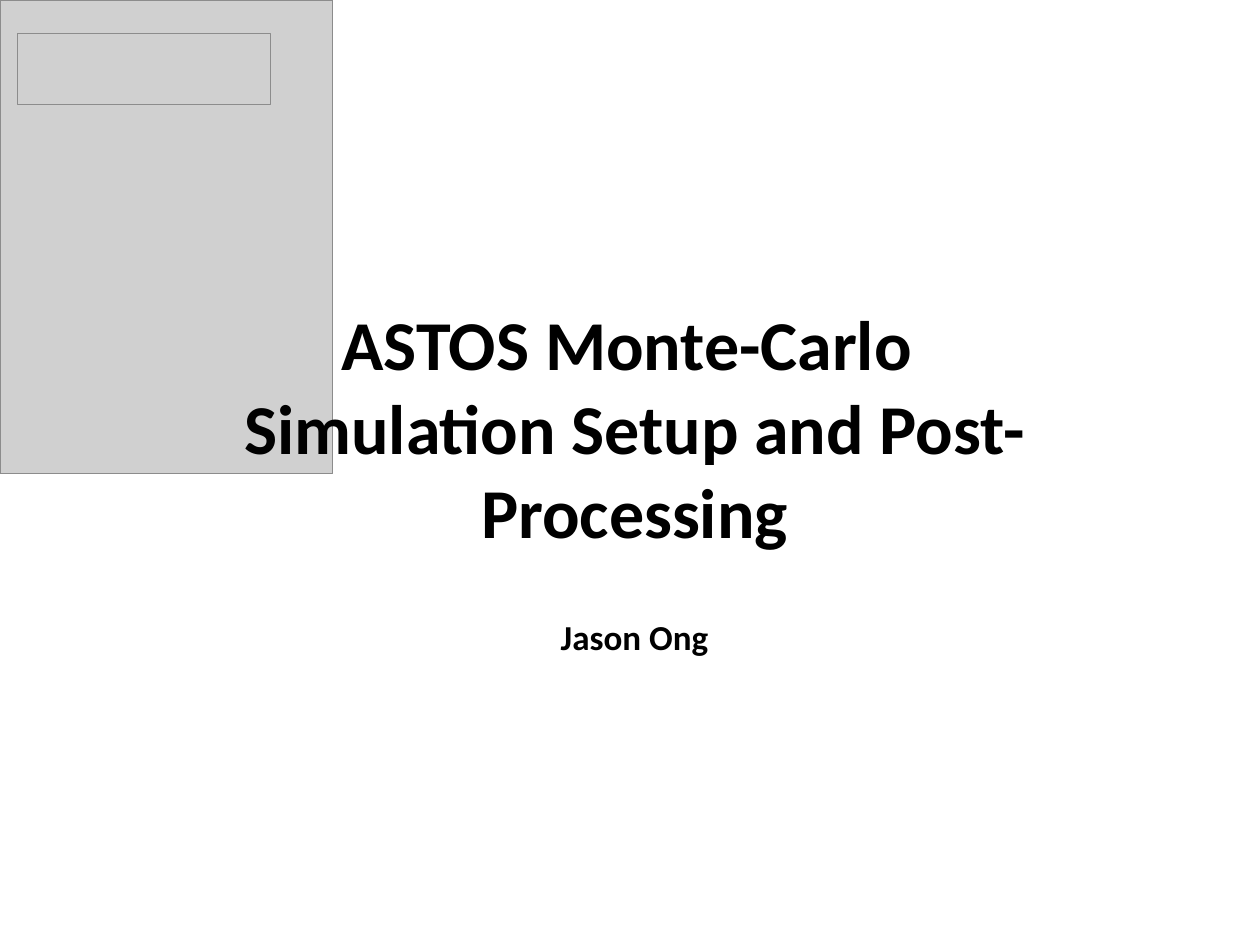
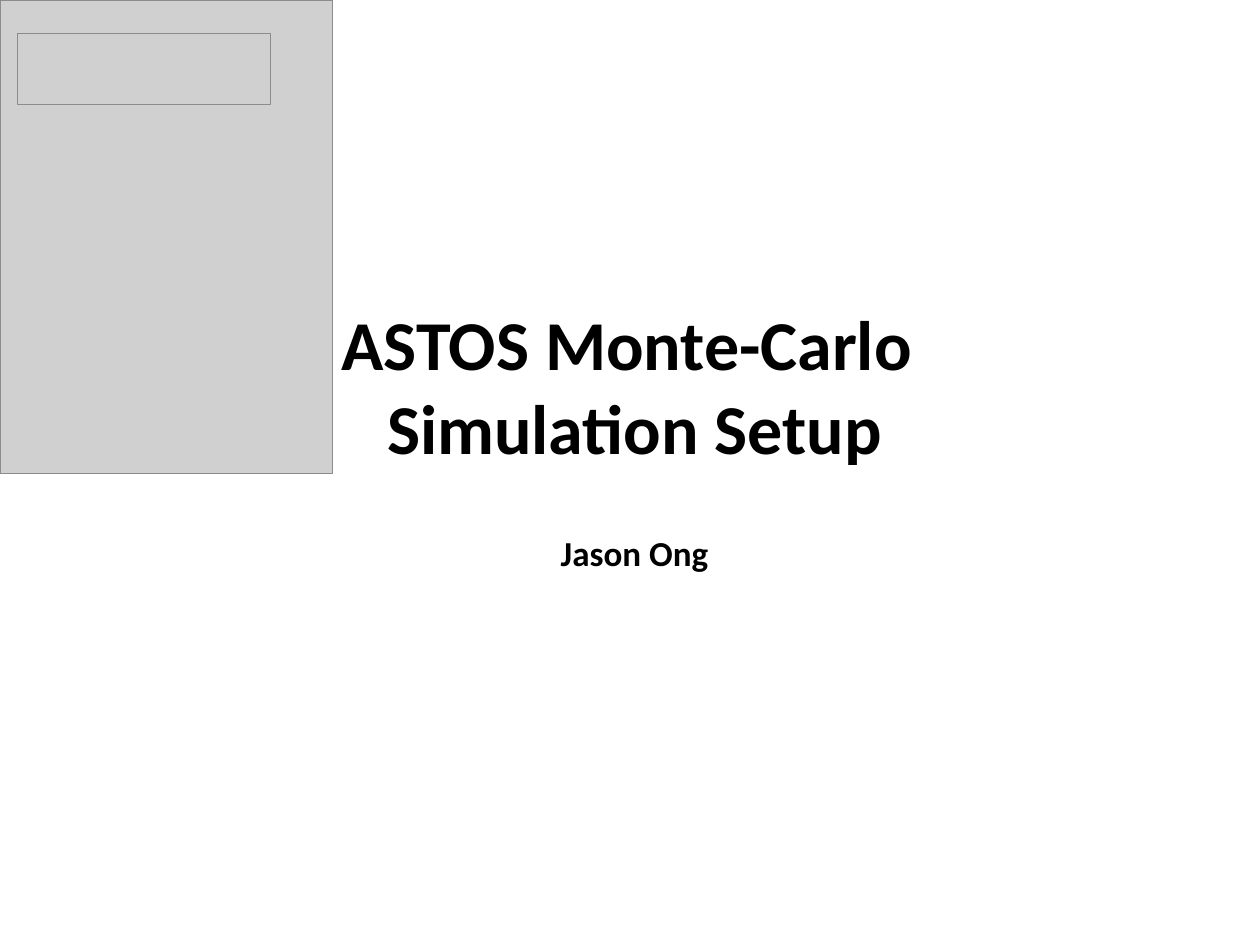
Before and after one commit to jason-ongzj/ASTOS_Documentation, a slide deck: slide 1 of Powerpoint/Astos Monte-Carlo Simulation Setup.pptx. Drawn at 1260x945 pixels with LibreOffice and Linux fonts; fonts in the diff are those of the drawing; grey boxes stand for pictures. Boxes give left, top, right and bottom in pixels: in the first picture for what was removed or moved away, otherwise in the second. Text is boxed around its words. In the diff, an @@ line names an element or a change of style, - is before the commit and + after.

Commit message:
Added MC setup pdf.

```diff
--- a/Powerpoint/Astos Monte-Carlo Simulation Setup.pptx
+++ b/Powerpoint/Astos Monte-Carlo Simulation Setup.pptx
@@ text at <box>387,404,882,465</box>: text changed @@
-Simulation Setup and Post-Processing
+Simulation Setup
```
Also in this commit, not shown: 1 other file.
